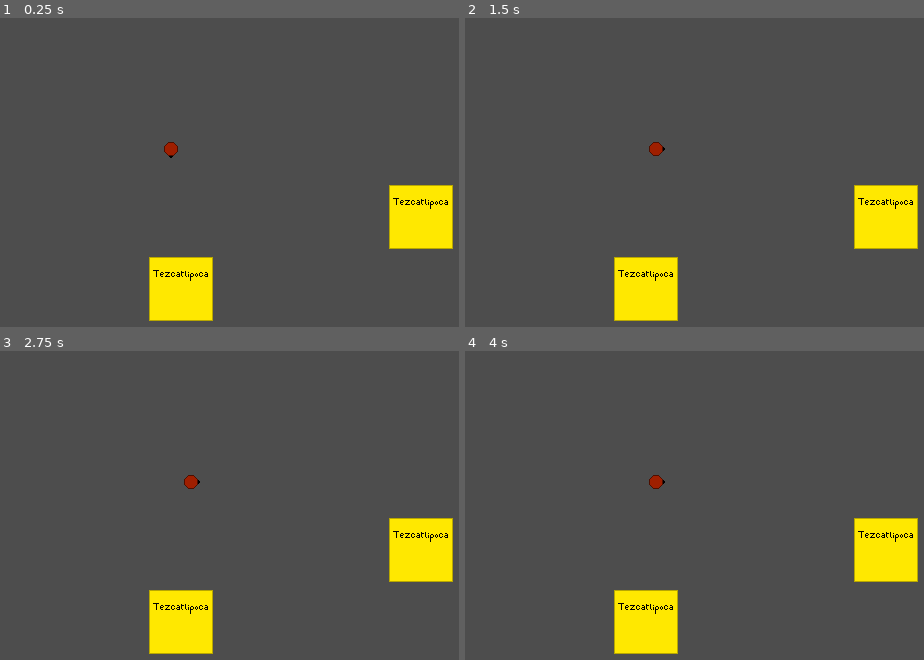
Above: before the commit, frames 1-4 (two rows, left to right).
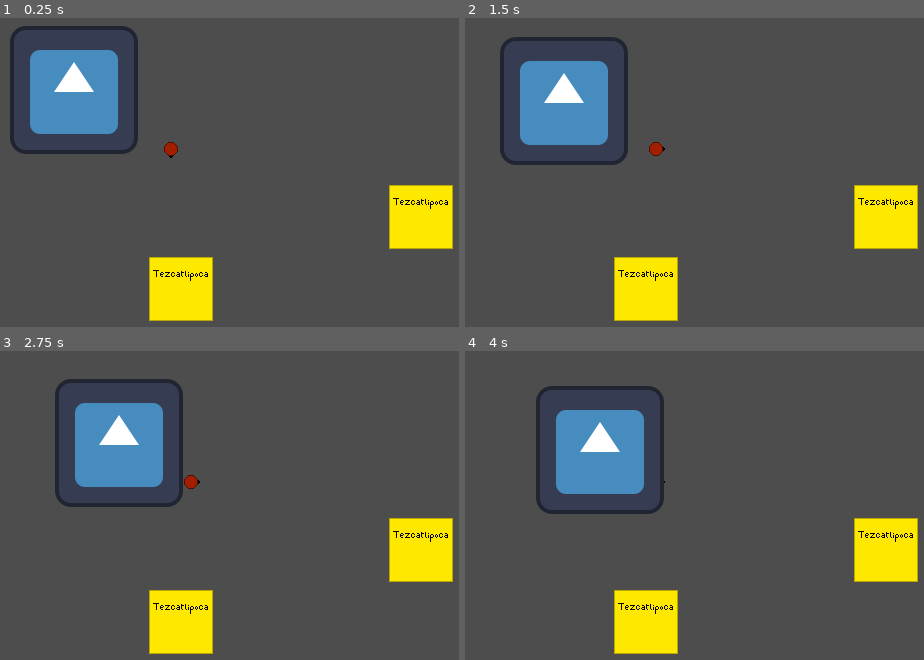
Above: after the commit, the same moments.

Repository: Romainalex/Profusion-of-Chaos
Game: Godot game, scene res://Scene/Level/hub.tscn
Same seed, same stepped clock (60 frames per second), same inputs: the game is played once before the commit and once after it. The engine's default icon, where the game draws it, is replaced by a stand-in: a white triangle on a blue panel in a dark square.
Inputs (mouse positions are in pixels of both pictures, inside the frame that each line leads up to):
- Up to frame 1 (0.25 s): no input
- Up to frame 2 (1.5 s): move the mouse to (777, 132) at 0.52 s; hold D (Right_action) 0.53-1.28 s; click (777, 132) at 0.6 s; move the mouse to (506, 166) at 1.27 s; hold S (Down_action) from 1.28 s (still down); right-click (506, 166) at 1.35 s
- Up to frame 3 (2.75 s): move the mouse to (234, 403) at 2.02 s; release S (Down_action) at 2.03 s; hold D (Right_action) from 2.03 s (still down); tap Shift (AttackSpecial1_action) at 2.1 s
- Up to frame 4 (4 s): move the mouse to (602, 554) at 2.77 s; release D (Right_action) at 2.78 s; hold W (Up_action) 2.78-3.53 s; tap Q (AttackSpecial2_action) at 2.85 s; move the mouse to (827, 536) at 3.52 s; hold A (Left_action) from 3.53 s (still down); hold Space (Esquive_action) from 3.53 s (still down)

The runs differ from the first frame. In frame 1, 6.5% of the frame differs, in the area x 2-31%, y 2-45%; in frame 2, 6.5%; in frame 3, 6.5%; in frame 4, 6.6%, in the area x 15-44%, y 11-53%.
Error before the commit: Invalid call. Nonexistent function 'start_attack_behaviour' in base 'Nil'. (res://Scene/Actor/Character/AttackPrincipalState.gd:22)
Error after the commit: Attempt to call function 'connect' in base 'null instance' on a null instance. (res://Scene/Actor/Actor.gd:60)

Commit message:
Ajout d'un ennemi (un peu foireux mais tkt ça va passer)

Diff:
--- /dev/null
+++ b/Scene/Actor/Ennemy/enemy.gd
@@ -0,0 +1,18 @@
+extends Actor
+class_name ennemy
+
+var player_chase = false
+var player = null
+
+func _physics_process(delta):
+	if player_chase:
+		position += (player.position - position)/speed
+
+func _on_detection_area_body_entered(body):
+	player = body
+	player_chase = true
+
+
+func _on_detection_area_body_exited(body):
+	player = null
+	player_chase = false
--- /dev/null
+++ b/Scene/Actor/Ennemy/enemy.tscn
@@ -0,0 +1,50 @@
+[gd_scene load_steps=7 format=3 uid="uid://j52h3qadapdb"]
+
+[ext_resource type="Texture2D" uid="uid://dw1hx781jnu1b" path="res://icon.svg" id="1_m5nvl"]
+[ext_resource type="Script" path="res://Scene/Actor/Ennemy/enemy.gd" id="1_yjmos"]
+
+[sub_resource type="AtlasTexture" id="AtlasTexture_pqpmp"]
+atlas = ExtResource("1_m5nvl")
+region = Rect2(0, 0, 128, 128)
+
+[sub_resource type="SpriteFrames" id="SpriteFrames_kt38y"]
+animations = [{
+"frames": [{
+"duration": 1.0,
+"texture": SubResource("AtlasTexture_pqpmp")
+}],
+"loop": true,
+"name": &"default",
+"speed": 5.0
+}]
+
+[sub_resource type="CircleShape2D" id="CircleShape2D_kmosu"]
+radius = 230.106
+
+[sub_resource type="CircleShape2D" id="CircleShape2D_s4qix"]
+radius = 62.0725
+
+[node name="ennemi" type="CharacterBody2D"]
+script = ExtResource("1_yjmos")
+
+[node name="AnimatedSprite2D" type="AnimatedSprite2D" parent="."]
+position = Vector2(0, 1)
+sprite_frames = SubResource("SpriteFrames_kt38y")
+offset = Vector2(0, -10)
+
+[node name="detection_area" type="Area2D" parent="."]
+position = Vector2(5, 0)
+collision_layer = 2
+collision_mask = 2
+
+[node name="detection_joueur" type="CollisionShape2D" parent="detection_area"]
+position = Vector2(-2, 0)
+shape = SubResource("CircleShape2D_kmosu")
+
+[node name="collision_environnement" type="CollisionShape2D" parent="detection_area"]
+position = Vector2(-3, -7)
+shape = SubResource("CircleShape2D_s4qix")
+debug_color = Color(0.992157, 0, 0.239216, 0.419608)
+
+[connection signal="body_entered" from="detection_area" to="." method="_on_detection_area_body_entered"]
+[connection signal="body_exited" from="detection_area" to="." method="_on_detection_area_body_exited"]
--- a/Scene/Level/hub.tscn
+++ b/Scene/Level/hub.tscn
@@ -6,11 +6,13 @@
 [ext_resource type="PackedScene" uid="uid://u64o5fe8tipg" path="res://Scene/UI/Commerce/UpgradeWeapon.tscn" id="4_sxwtc"]
 [ext_resource type="PackedScene" uid="uid://c3u0g3tyno108" path="res://Scene/UI/Commerce/ChangeSpell.tscn" id="5_n336u"]
 [ext_resource type="PackedScene" uid="uid://dr3r7hkoehfmr" path="res://Scene/Actor/PNJ/Tezcatlipoca/Tezcatlipoca.tscn" id="6_wuvbb"]
+[ext_resource type="PackedScene" uid="uid://j52h3qadapdb" path="res://Scene/Actor/Ennemy/enemy.tscn" id="7_me4y2"]
 
 [node name="Hub" type="Node2D"]
 
 [node name="LHommeDAffaire" parent="." instance=ExtResource("1_y2e7b")]
 position = Vector2(102, 52)
+collision_layer = 3
 
 [node name="Hephaistos" parent="." instance=ExtResource("2_50giu")]
 position = Vector2(555, 77)
@@ -47,3 +49,5 @@
 
 [node name="Tezcatlipoca2" parent="." instance=ExtResource("6_wuvbb")]
 position = Vector2(352, 120)
+
+[node name="enemy" parent="." instance=ExtResource("7_me4y2")]
Not shown: 1 places in Scene/Level/hub.tscn that only renumber resources
